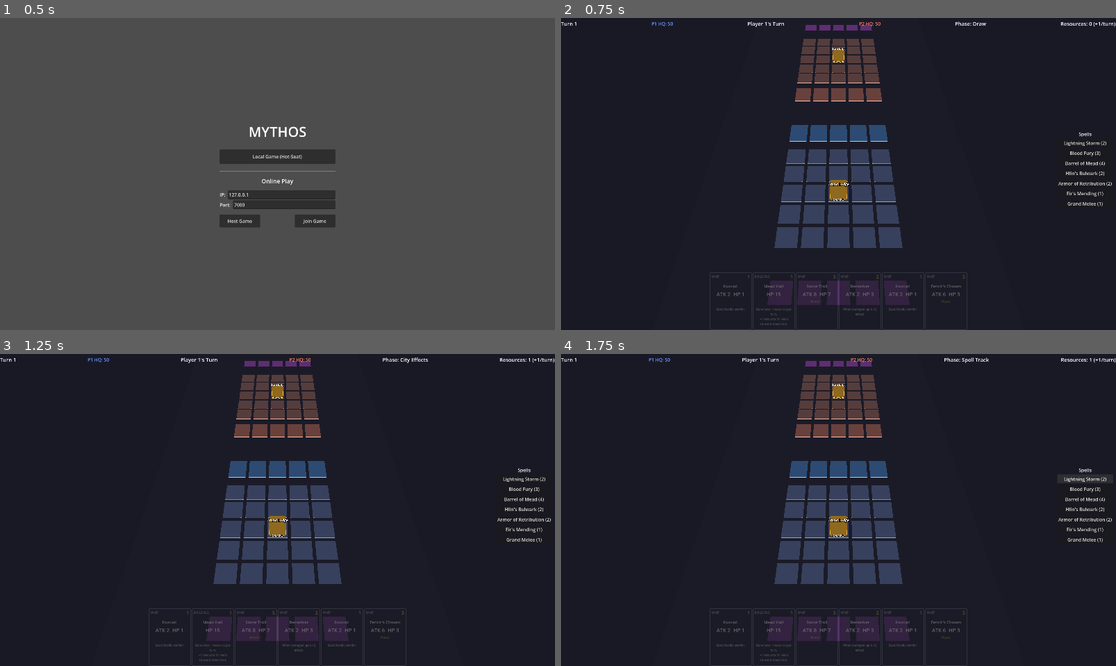
Above: before the commit, frames 1-4 (two rows, left to right).
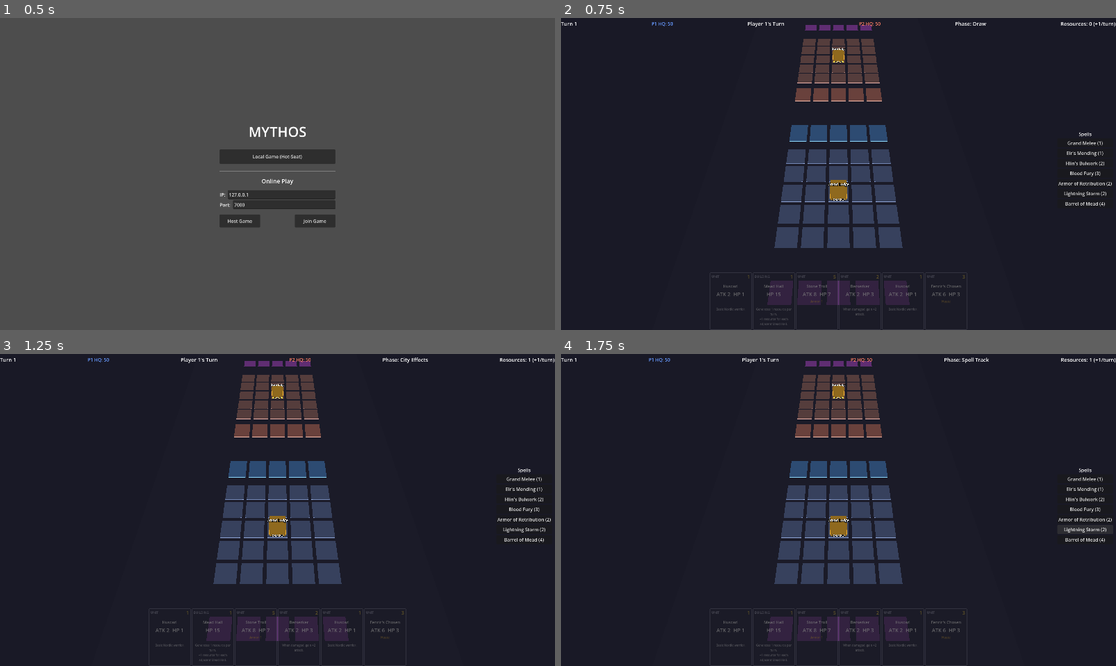
Above: after the commit, the same moments.

Repository: Fenyn/Gamestorming
Game: Godot game, scene res://scenes/main.tscn
Two runs of this game, one before a commit and one after it. Both use one fixed random seed, a clock stepped at 60 frames per second and the inputs below.
Inputs:
- Up to frame 1 (0.5 s): no input
- Up to frame 2 (0.75 s): click "Local Game (Hot-Seat)" at 0.5 s
- Up to frame 3 (1.25 s): no input
- Up to frame 4 (1.75 s): click "Lightning Storm (2)" at 1.25 s

Frame 1 is identical in both runs. In frame 2, 0.3% of the frame differs, in the area x 90-99%, y 39-61%; in frame 3, 0.3%; in frame 4, 0.4%.

Commit message:
mythos fixes

Diff:
--- a/mythos/scripts/autoload/card_database.gd
+++ b/mythos/scripts/autoload/card_database.gd
@@ -54,21 +54,32 @@
 	for i: int in range(count):
 		deck.append(card.duplicate())
 
+const CARD_PATHS: Array[String] = [
+	"res://resources/cards/nordic/units/huscarl.tres",
+	"res://resources/cards/nordic/units/berserker.tres",
+	"res://resources/cards/nordic/units/fenrirs_chosen.tres",
+	"res://resources/cards/nordic/units/dwarven_sapper.tres",
+	"res://resources/cards/nordic/units/einherjar.tres",
+	"res://resources/cards/nordic/units/changeling.tres",
+	"res://resources/cards/nordic/units/stone_troll.tres",
+	"res://resources/cards/nordic/units/valkyrie.tres",
+	"res://resources/cards/nordic/units/frost_giant.tres",
+	"res://resources/cards/nordic/buildings/grand_lodge.tres",
+	"res://resources/cards/nordic/buildings/mead_hall.tres",
+	"res://resources/cards/nordic/buildings/palisade_wall.tres",
+	"res://resources/cards/nordic/buildings/blacksmith.tres",
+	"res://resources/cards/nordic/buildings/powder_hall.tres",
+	"res://resources/cards/nordic/spells/grand_melee.tres",
+	"res://resources/cards/nordic/spells/eirs_mending.tres",
+	"res://resources/cards/nordic/spells/hlins_bulwark.tres",
+	"res://resources/cards/nordic/spells/blood_fury.tres",
+	"res://resources/cards/nordic/spells/armor_of_retribution.tres",
+	"res://resources/cards/nordic/spells/lightning_storm.tres",
+	"res://resources/cards/nordic/spells/barrel_of_mead.tres",
+]
+
 func _load_all_cards() -> void:
-	_load_directory("res://resources/cards/nordic/units/")
-	_load_directory("res://resources/cards/nordic/buildings/")
-	_load_directory("res://resources/cards/nordic/spells/")
-
-func _load_directory(path: String) -> void:
-	var dir: DirAccess = DirAccess.open(path)
-	if dir == null:
-		return
-	dir.list_dir_begin()
-	var file_name: String = dir.get_next()
-	while file_name != "":
-		if file_name.ends_with(".tres"):
-			var full_path: String = path + file_name
-			var card: CardData = load(full_path) as CardData
-			if card != null and card.id != "":
-				_cards[card.id] = card
-		file_name = dir.get_next()
+	for path: String in CARD_PATHS:
+		var card: CardData = load(path) as CardData
+		if card != null and card.id != "":
+			_cards[card.id] = card
--- a/mythos/scripts/game/camera_controller.gd
+++ b/mythos/scripts/game/camera_controller.gd
@@ -13,11 +13,21 @@
 const MAX_Y: float = 18.0
 
 var _target_pos: Vector3
+var _tween_active: bool = false
 
 func _ready() -> void:
 	_target_pos = global_position
 
+func reset_target() -> void:
+	_target_pos = global_position
+	_tween_active = false
+
+func set_tween_active() -> void:
+	_tween_active = true
+
 func _process(delta: float) -> void:
+	if _tween_active:
+		return
 	var move: Vector2 = Vector2.ZERO
 
 	if Input.is_key_pressed(KEY_W) or Input.is_key_pressed(KEY_UP):
--- a/mythos/scripts/game/game_controller.gd
+++ b/mythos/scripts/game/game_controller.gd
@@ -24,6 +24,7 @@
 	EventBus.unit_destroyed.connect(_on_unit_destroyed)
 	EventBus.building_destroyed.connect(_on_building_destroyed)
 	EventBus.game_started.connect(_on_game_started)
+	EventBus.turn_started.connect(_on_turn_started)
 	EventBus.combat_resolved.connect(_refresh_all_pieces)
 	EventBus.unit_damaged.connect(_on_unit_damaged)
 	EventBus.building_damaged.connect(_on_building_damaged)
@@ -59,10 +60,29 @@
 		_flip_camera()
 	TurnManager.start_game()
 
+func _on_turn_started(player_index: int) -> void:
+	if is_online:
+		return
+	_orient_camera(player_index)
+
 func _flip_camera() -> void:
-	var cam: Camera3D = $Camera3D
-	cam.position = Vector3(0, 10, -11)
-	cam.rotation_degrees = Vector3(-55, 180, 0)
+	_orient_camera(1)
+
+func _orient_camera(player_index: int) -> void:
+	var cam: CameraController = $Camera3D as CameraController
+	var target_pos: Vector3
+	var target_rot: Vector3
+	if player_index == 0:
+		target_pos = Vector3(0, 10, 11)
+		target_rot = Vector3(-55, 0, 0)
+	else:
+		target_pos = Vector3(0, 10, -11)
+		target_rot = Vector3(-55, 180, 0)
+	cam.set_tween_active()
+	var tween: Tween = create_tween().set_parallel(true)
+	tween.tween_property(cam, "position", target_pos, 0.4).set_ease(Tween.EASE_IN_OUT).set_trans(Tween.TRANS_CUBIC)
+	tween.tween_property(cam, "rotation_degrees", target_rot, 0.4).set_ease(Tween.EASE_IN_OUT).set_trans(Tween.TRANS_CUBIC)
+	tween.finished.connect(cam.reset_target)
 
 func _unhandled_input(event: InputEvent) -> void:
 	if event.is_action_pressed("right_click") or event.is_action_pressed("ui_cancel"):
